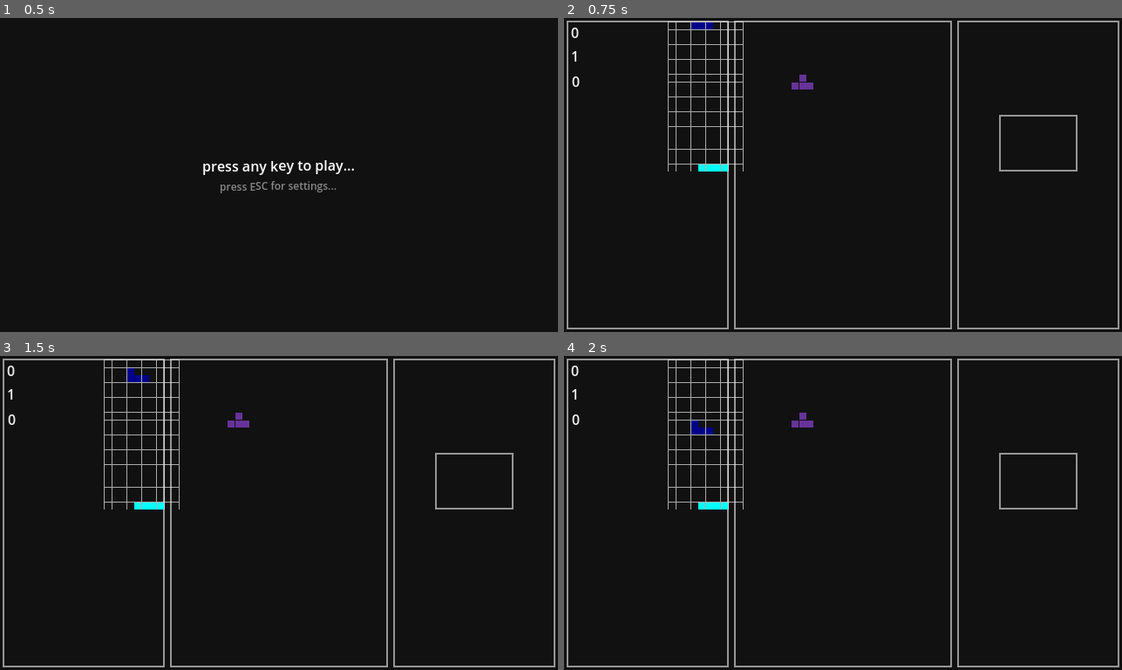
Above: before the commit, frames 1-4 (two rows, left to right).
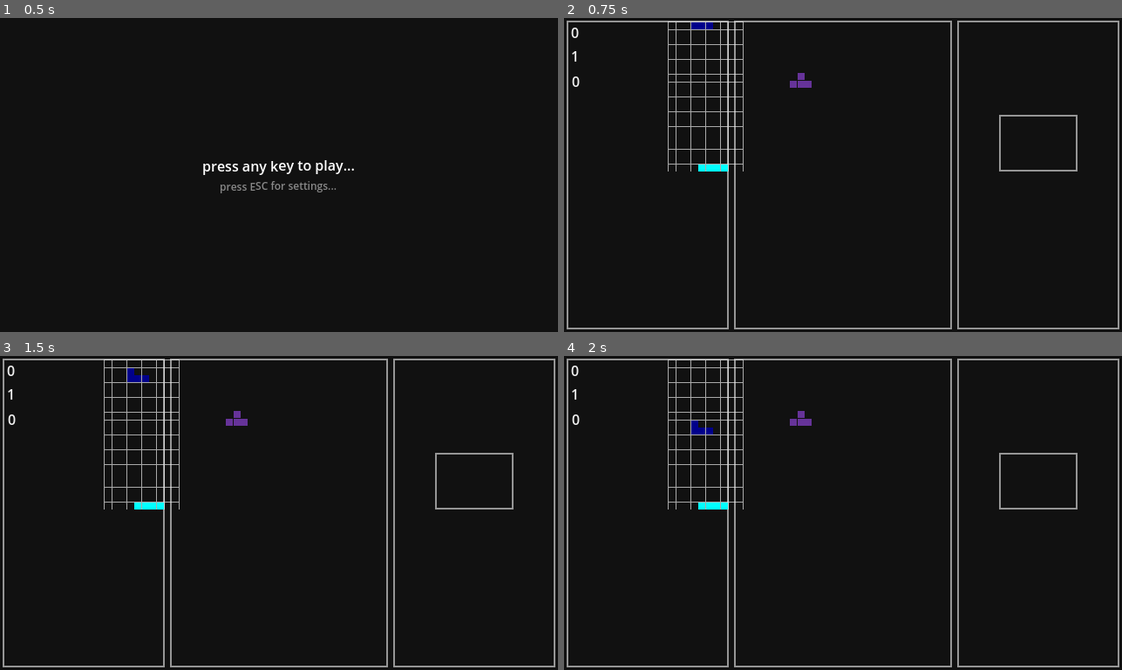
Above: after the commit, the same moments.

Repository: abFrancisco/tetris_clone
Game: Godot game, scene res://main.tscn
The game is run twice, just before and just after one commit, with the same random seed, the same clock (stepped at 60 frames per second) and the same inputs.
Inputs:
- Up to frame 1 (0.5 s): no input
- Up to frame 2 (0.75 s): tap Enter at 0.5 s; hold D (right) from 0.53 s (still down); hold Space (drop_hard) from 0.53 s (still down)
- Up to frame 3 (1.5 s): tap Alt at 0.8, 1.35 s; release D (right) at 1.28 s; release Space (drop_hard) at 1.28 s; hold S (down) from 1.28 s (still down)
- Up to frame 4 (2 s): keep holding S (down); tap Tab at 1.55 s

Frame 1 is identical in both runs. In frame 2, less than 0.1% of the frame differs, in the area x 40-45%, y 17-23%; in frame 3, less than 0.1%; in frame 4, less than 0.1%.

Commit message:
fixed pircrd bring commited when touching another piece, even when floating fixed centering of pieces in the next_piece preview window started implementing t-spin scoring

Diff:
--- a/level.gd
+++ b/level.gd
@@ -83,7 +83,6 @@
 		for y in range(next_piece.cells.size()):
 			if next_piece.cells[y][x] != 0:
 				draw_rect(Rect2((x + next_piece.piece_position.x) * cell_size + next_preview_position.x + next_piece.preview_offset …(212 unchanged characters)…
-	print("_draw time is = " + str(Time.get_ticks_usec() - previous_time))
 
 func render():
 	queue_redraw()
@@ -146,10 +145,11 @@
 		current_piece.piece_position=Vector2i(grid_width / 2 - current_piece.cells.size() / 2, -1)
 	else:
 		current_piece.piece_position=Vector2i(grid_width / 2 - current_piece.cells.size() / 2 - 1, -1)
-
 	if next_piece.type == "o":
 		next_piece.preview_offset = Vector2i.RIGHT * cell_size
-	elif next_piece.type != "i":
+	elif next_piece.type == "i":
+		next_piece.preview_offset = Vector2i.UP * cell_size / 2
+	else:
 		next_piece.preview_offset = Vector2i.RIGHT * cell_size / 2
 	next_piece.piece_position = Vector2i.ZERO
 	cycle_bag()
@@ -182,12 +182,17 @@
 	overlap = get_current_piece_overlap()
 	if overlap != OVERLAP.NONE:
 		current_piece.piece_position -= vec
-		if overlap == OVERLAP.PIECE or overlap == OVERLAP.FLOOR:
+		if overlap == OVERLAP.FLOOR:#overlap == OVERLAP.PIECE or overlap == OVERLAP.FLOOR:
+			commit_current_piece()
+			return_value = "committed"
+		elif overlap == OVERLAP.PIECE and vec == Vector2i.DOWN:
 			commit_current_piece()
 			return_value = "committed"
 		if overlap == OVERLAP.WALL:
 			return_value = "walled"
 	render()
+	print("piece moved")
+	current_piece.last_move = tetromino.MOVE_TYPE.MOVE
 	return return_value
 
 #ugly freaking function, too many lines brother
@@ -207,8 +212,6 @@
 			for j in range(n):
 				result[j][n - i - 1] = current_piece.cells[i][j]
 	current_piece.cells=result
-
-	#var undo_move:Vector2i = Vector2.ZERO
 	overlap = get_current_piece_overlap()
 	if overlap != OVERLAP.NONE:
 		if overlap == OVERLAP.WALL:
@@ -217,11 +220,10 @@
 			while move_result != "moved" and distance <= 2:
 				if current_piece.piece_position.x < 5:
 					move_result = move_piece(Vector2i.RIGHT * distance)#THIS might cause rendering bug, by calling render() inside move_piece()
-					#undo_move = Vector2i.LEFT
 				else:
 					move_result = move_piece(Vector2i.LEFT * distance)
-					#undo_move = Vector2i.RIGHT
 				distance += 1
+	current_piece.last_move = tetromino.MOVE_TYPE.ROTATE
 
 func get_current_piece_overlap()->OVERLAP:
 	#check if piece is overllaping the map commited pieces.
@@ -280,6 +282,17 @@
 	if cleared_lines >= level * 10:
 		level_up()
 	if current_piece.type == "t":#change this to check t spin instead of piece type="t"
+		if current_piece.last_move == tetromino.MOVE_TYPE.ROTATE:
+			var count:int = 0
+			for x:int in [0, 2]:
+				for y:int in [0, 2]:
+					if game_grid[x][y] != 0:
+						count += 1
+			if count >= 3:
+				if line_count == 1:
+					score_update(400 * level, "T-Spin Single")
+				else:
+					score_update(1600 * level, "T-Sping Double")
 		pass#check for tspin
 	if line_count == 1:
 		score_update(100 * level, "Single")
--- a/level.tscn
+++ b/level.tscn
@@ -7,7 +7,7 @@
 [node name="Level" type="Node2D"]
 script = ExtResource("1_u52ul")
 grid_position = Vector2i(120, 5)
-next_preview_position = Vector2i(257, 65)
+next_preview_position = Vector2i(255, 63)
 cell_size = 8.563
 cell_margin = 0.5
 
--- a/tetromino.gd
+++ b/tetromino.gd
@@ -5,3 +5,5 @@
 var type:String
 var color_index:int = 1
 var preview_offset:Vector2i = Vector2i.ZERO
+enum MOVE_TYPE{MOVE, ROTATE}
+var last_move:MOVE_TYPE = MOVE_TYPE.MOVE
